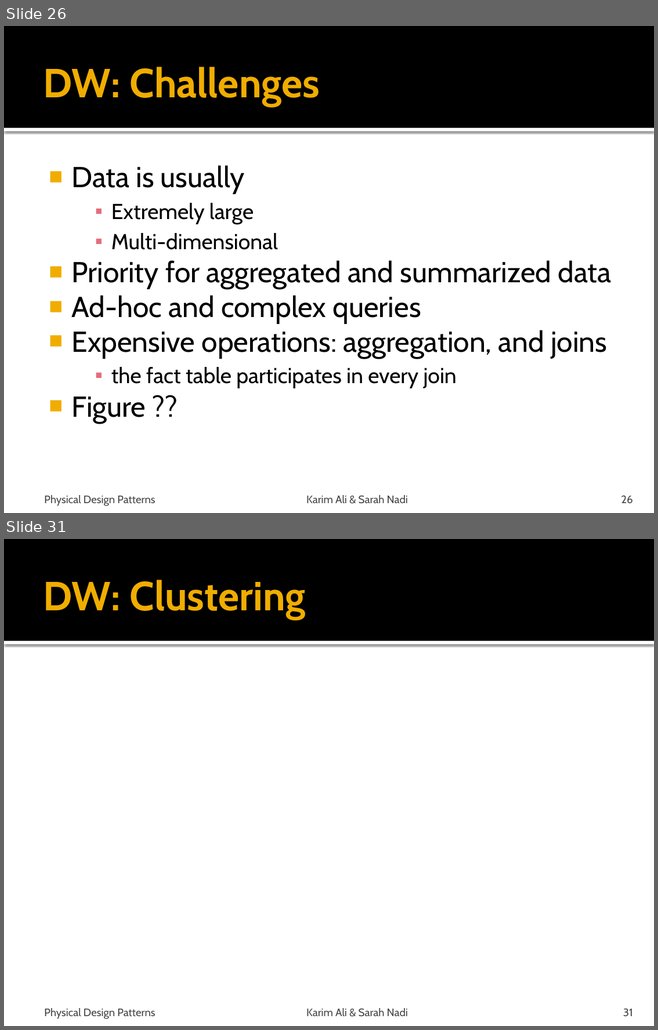
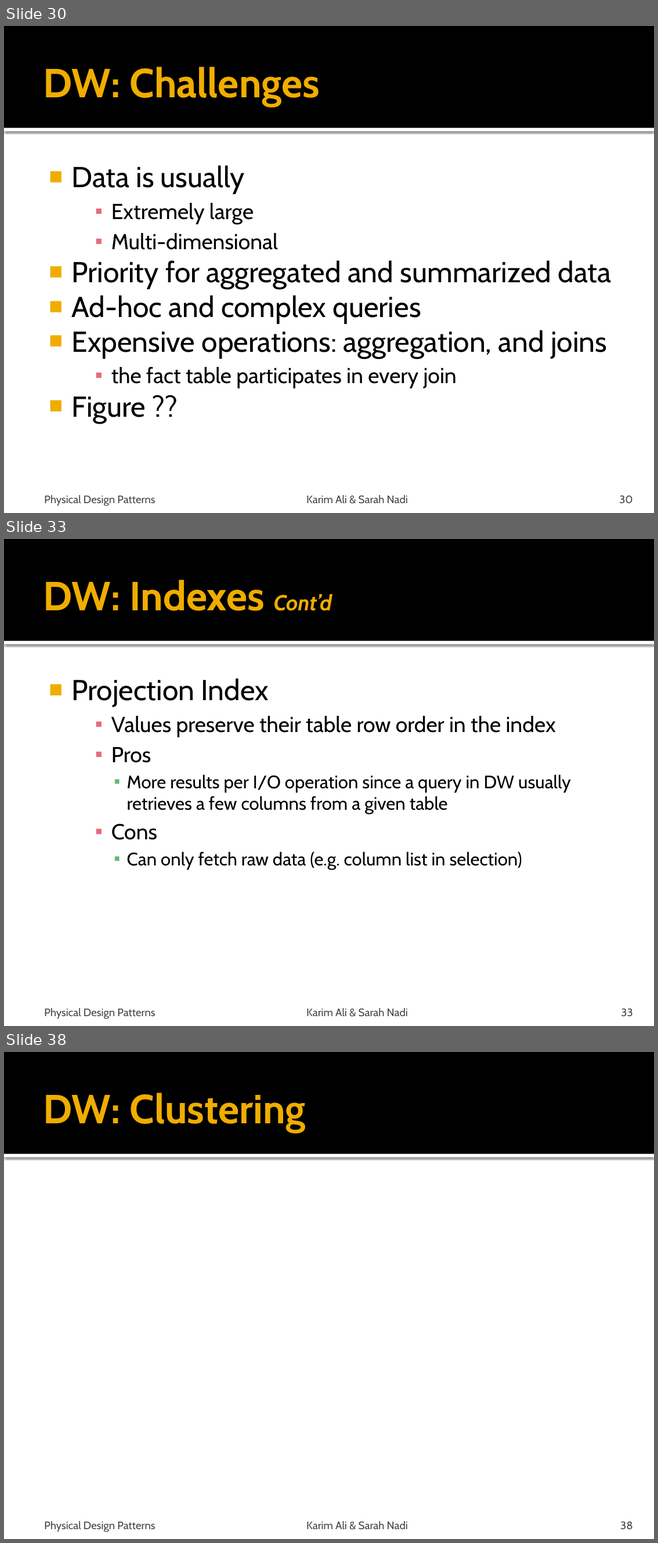
Before and after one commit to snadi/cs848-db, a slide deck: cs848-db/PhysDesignPres.pptx. Shown one above the other, each under a label of ours: slides 26 and 31 before the commit, slides 30, 33 and 38 after it; the slides between them are not shown. The pictures are 658x1030 and 658x1543 pixels, drawn with LibreOffice and Linux fonts; fonts in the diff are those of the drawing. Boxes give left, top, right and bottom in pixels: in the first picture for what was removed or moved away, otherwise in the second. Text is boxed around its words. In the diff, an @@ line names an element or a change of style, - is before the commit and + after.

```diff
--- a/cs848-db/PhysDesignPres.pptx
+++ b/cs848-db/PhysDesignPres.pptx
@@ slide 33 added at (4, 539, 654, 1026), background #FFFFFF; not listed: 2 template elements that a slide beside it also shows @@
@@ title added at (43, 580, 332, 611), 45 pt, text #F0AD00, bold @@
+DW: Indexes Cont’d
@@ text added at (71, 678, 571, 870), 20 pt, text #000000 @@
+■ Projection Index
+    ▪ Values preserve their table row order in the index
+    ▪ Pros
+      ▪ More results per I/O operation since a query in DW usually retrieves a few columns from a given table
+    ▪ Cons
+      ▪ Can only fetch raw data (e.g. column list in selection)
@@ text added at (44, 1008, 155, 1019), 12 pt, text #454545 @@
+Physical Design Patterns
@@ text added at (306, 1008, 408, 1017), 12 pt, text #454545 @@
+Karim Ali & Sarah Nadi
@@ page number added at (621, 1008, 632, 1017), 12 pt, text #454545 @@
+33
@@ what was slide 26 is now slide 30 @@
@@ page number at (619, 495, 633, 504): text changed @@
-26
+30
@@ what was slide 31 is now slide 38 @@
@@ page number at (620, 1521, 633, 1530): text changed @@
-31
+38
```
Also in this commit, not shown: 4 slides changed, 6 other slides added.
